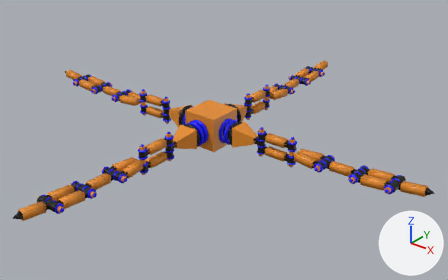
The glTF model assets/blender/export/spider.glb, before and after one commit.
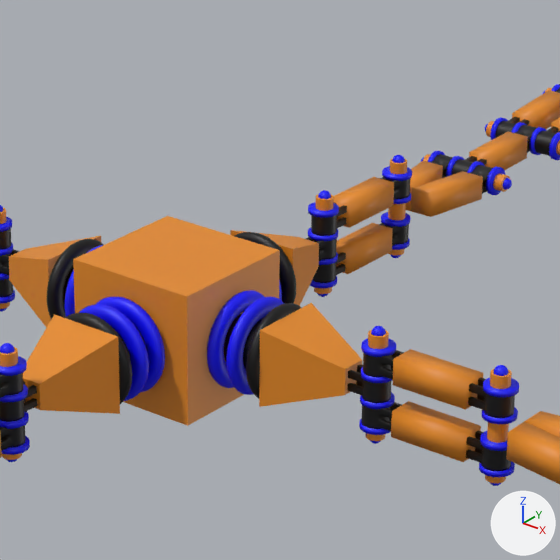
Each version is shown whole from a camera (50 mm lens) standing at (106.7, -127.4, 95.6) and looking at (6.0, -1.6, 17.7), then close up on the part from 37% to 69% of the width and 16% to 66% of the height. The axes (+X, +Y, +Z) are drawn at lower right. The lights are the same throughout. The first two pictures are the older version. Where no turn or scale is listed for an object, it has been applied to the vertices.
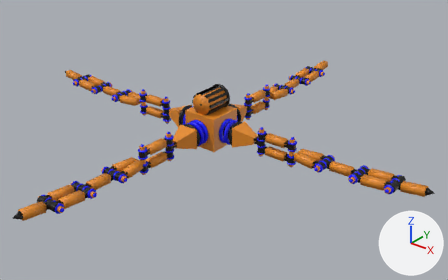
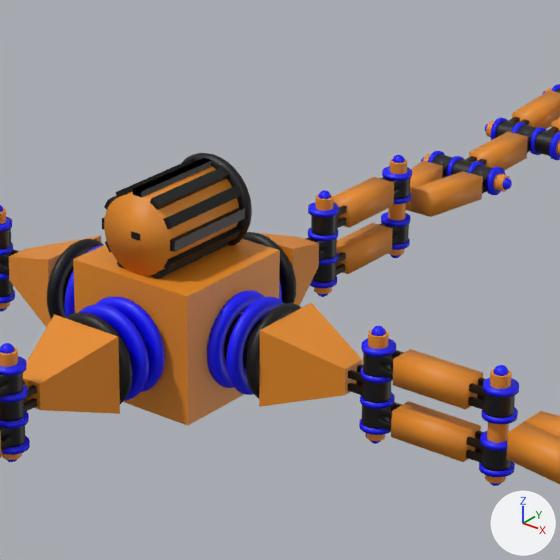
Commit message: added simple weapon to spider

Not visible in the close-ups: 'Cube.040'.

Edits to the bpy script that builds the scene:
```text
Add me_cube_051:
    me_cube_051.from_pydata([(-1.8, -3.8, 2.31), (-2.05, -3.8, 2.74), (-1.8, 4.3, 2.31), (-2.05, 4.3, 2.74), (-1.1, -3.8, 2.71), (-1.35, -3.8, 3.14), (-1.1, 4.3, 2.71), (-1.35, 4.3, 3.14)], [], [(0, 1, 3), (0, 3, 2), (2, 3, 7), (2, 7, 6), (6, 7, 5), (6, 5, 4), (4, 5, 1), (4, 1, 0), (2, 6, 4), (2, 4, 0), (7, 3, 1), (7, 1, 5)])
    me_cube_051.materials.append(mat_legjoins_001)  # black #000000
Add me_cube_050:
    me_cube_050.from_pydata([(-2.71, -3.8, 1.1), (-3.14, -3.8, 1.35), (-2.71, 4.3, 1.1), (-3.14, 4.3, 1.35), (-2.31, -3.8, 1.8), (-2.74, -3.8, 2.05), (-2.31, 4.3, 1.8), (-2.74, 4.3, 2.05)], [], [(0, 1, 3), (0, 3, 2), (2, 3, 7), (2, 7, 6), (6, 7, 5), (6, 5, 4), (4, 5, 1), (4, 1, 0), (2, 6, 4), (2, 4, 0), (7, 3, 1), (7, 1, 5)])
    me_cube_050.materials.append(mat_legjoins_001)  # black #000000
Add me_cube_048:
    me_cube_048.from_pydata([(-2.31, -3.8, -1.8), (-2.74, -3.8, -2.05), (-2.31, 4.3, -1.8), (-2.74, 4.3, -2.05), (-2.71, -3.8, -1.1), (-3.14, -3.8, -1.35), (-2.71, 4.3, -1.1), (-3.14, 4.3, -1.35)], [], [(0, 1, 3), (0, 3, 2), (2, 3, 7), (2, 7, 6), (6, 7, 5), (6, 5, 4), (4, 5, 1), (4, 1, 0), (2, 6, 4), (2, 4, 0), (7, 3, 1), (7, 1, 5)])
    me_cube_048.materials.append(mat_legjoins_001)  # black #000000
Add me_cube_047:
    me_cube_047.from_pydata([(-1.1, -3.8, -2.71), (-1.35, -3.8, -3.14), (-1.1, 4.3, -2.71), (-1.35, 4.3, -3.14), (-1.8, -3.8, -2.31), (-2.05, -3.8, -2.74), (-1.8, 4.3, -2.31), (-2.05, 4.3, -2.74)], [], [(0, 1, 3), (0, 3, 2), (2, 3, 7), (2, 7, 6), (6, 7, 5), (6, 5, 4), (4, 5, 1), (4, 1, 0), (2, 6, 4), (2, 4, 0), (7, 3, 1), (7, 1, 5)])
    me_cube_047.materials.append(mat_legjoins_001)  # black #000000
Add me_cube_045:
    me_cube_045.from_pydata([(1.8, -3.8, -2.31), (2.05, -3.8, -2.74), (1.8, 4.3, -2.31), (2.05, 4.3, -2.74), (1.1, -3.8, -2.71), (1.35, -3.8, -3.14), (1.1, 4.3, -2.71), (1.35, 4.3, -3.14)], [], [(0, 1, 3), (0, 3, 2), (2, 3, 7), (2, 7, 6), (6, 7, 5), (6, 5, 4), (4, 5, 1), (4, 1, 0), (2, 6, 4), (2, 4, 0), (7, 3, 1), (7, 1, 5)])
    me_cube_045.materials.append(mat_legjoins_001)  # black #000000
Add me_cube_044:
    me_cube_044.from_pydata([(2.71, -3.8, -1.1), (3.14, -3.8, -1.35), (2.71, 4.3, -1.1), (3.14, 4.3, -1.35), (2.31, -3.8, -1.8), (2.74, -3.8, -2.05), (2.31, 4.3, -1.8), (2.74, 4.3, -2.05)], [], [(0, 1, 3), (0, 3, 2), (2, 3, 7), (2, 7, 6), (6, 7, 5), (6, 5, 4), (4, 5, 1), (4, 1, 0), (2, 6, 4), (2, 4, 0), (7, 3, 1), (7, 1, 5)])
    me_cube_044.materials.append(mat_legjoins_001)  # black #000000
Add me_cube_042:
    me_cube_042.from_pydata([(2.31, -3.8, 1.8), (2.74, -3.8, 2.05), (2.31, 4.3, 1.8), (2.74, 4.3, 2.05), (2.71, -3.8, 1.1), (3.14, -3.8, 1.35), (2.71, 4.3, 1.1), (3.14, 4.3, 1.35)], [], [(0, 1, 3), (0, 3, 2), (2, 3, 7), (2, 7, 6), (6, 7, 5), (6, 5, 4), (4, 5, 1), (4, 1, 0), (2, 6, 4), (2, 4, 0), (7, 3, 1), (7, 1, 5)])
    me_cube_042.materials.append(mat_legjoins_001)  # black #000000
Add me_cube_041:
    me_cube_041.from_pydata([(1.1, -3.8, 2.71), (1.35, -3.8, 3.14), (1.1, 4.3, 2.71), (1.35, 4.3, 3.14), (1.8, -3.8, 2.31), (2.05, -3.8, 2.74), (1.8, 4.3, 2.31), (2.05, 4.3, 2.74)], [], [(0, 1, 3), (0, 3, 2), (2, 3, 7), (2, 7, 6), (6, 7, 5), (6, 5, 4), (4, 5, 1), (4, 1, 0), (2, 6, 4), (2, 4, 0), (7, 3, 1), (7, 1, 5)])
    me_cube_041.materials.append(mat_legjoins_001)  # black #000000
Add ob_cube_051:
    ob_cube_051 = bpy.data.objects.new('Cube.051', me_cube_051)
    ob_cube_051.location = (0.0, -0.5, 28.0)
Add ob_cube_050:
    ob_cube_050 = bpy.data.objects.new('Cube.050', me_cube_050)
    ob_cube_050.location = (0.0, -0.5, 28.0)
Add ob_cube_049:
    ob_cube_049 = bpy.data.objects.new('Cube.049', me_cube_049)  # a box spanning x -3.4..-2.9, y -3.8..4.3, z -0.4..0.4; in mat_legjoins_001 (black #000000)
    ob_cube_049.location = (0.0, -0.5, 28.0)
Add ob_cube_048:
    ob_cube_048 = bpy.data.objects.new('Cube.048', me_cube_048)
    ob_cube_048.location = (0.0, -0.5, 28.0)
Add ob_cube_047:
    ob_cube_047 = bpy.data.objects.new('Cube.047', me_cube_047)
    ob_cube_047.location = (0.0, -0.5, 28.0)
Add ob_cube_045:
    ob_cube_045 = bpy.data.objects.new('Cube.045', me_cube_045)
    ob_cube_045.location = (0.0, -0.5, 28.0)
Add ob_cube_044:
    ob_cube_044 = bpy.data.objects.new('Cube.044', me_cube_044)
    ob_cube_044.location = (0.0, -0.5, 28.0)
Add ob_cube_043:
    ob_cube_043 = bpy.data.objects.new('Cube.043', me_cube_043)  # a box spanning x 2.9..3.4, y -3.8..4.3, z -0.4..0.4; in mat_legjoins_001 (black #000000)
    ob_cube_043.location = (0.0, -0.5, 28.0)
Add ob_cube_042:
    ob_cube_042 = bpy.data.objects.new('Cube.042', me_cube_042)
    ob_cube_042.location = (0.0, -0.5, 28.0)
Add ob_cube_041:
    ob_cube_041 = bpy.data.objects.new('Cube.041', me_cube_041)
    ob_cube_041.location = (0.0, -0.5, 28.0)
Add ob_cube_040:
    ob_cube_040 = bpy.data.objects.new('Cube.040', me_cube_040)  # a box spanning x -0.4..0.4, y -4.05..4.05, z -0.25..0.25; in mat_legjoins_001 (black #000000)
    ob_cube_040.location = (0.0, -0.25, 31.15)
Add ob_cube_039:
    ob_cube_039 = bpy.data.objects.new('Cube.039', me_cube_039)  # a box spanning x -0.4..0.4, y -3.8..4.3, z 2.9..3.4; in mat_legjoins_001 (black #000000)
    ob_cube_039.location = (0.0, -0.5, 28.0)
Add ob_cube_037:
    ob_cube_037 = bpy.data.objects.new('Cube.037', me_cube_040.copy())
    ob_cube_037.location = (0.0, -0.5, 28.0)
Add ob_cylinder_160:
    ob_cylinder_160 = bpy.data.objects.new('Cylinder.160', me_cylinder_162)  # a 32-sided cylinder along y spanning x -3.0..3.0, y -4.0..4.0, z -3.0..3.0; in mat_legbones_003 (orange #e78c22)
    ob_cylinder_160.location = (0.0, -0.5, 28.0)
Add ob_torus_012:
    ob_torus_012 = bpy.data.objects.new('Torus.012', me_torus_012)  # 576 vertices, 1152 faces; spans x -3.66..3.66, y -0.53..0.52, z -3.66..3.66; in mat_legjoins_001 (black #000000)
    ob_torus_012.location = (0.0, 4.0, 28.0)
```

What differs and where, as boxes (x1, y1, x2, y2) in the close-ups (560 x 560 px):
'Cylinder.160', added (orange): after (104, 167, 239, 276)
'Torus.012', added (black): after (182, 153, 252, 246)
'Cube.041', added (black): after (150, 167, 230, 210)
'Cube.043', added (black): after (170, 208, 245, 252)
'Cube.042', added (black): after (163, 185, 242, 229)
'Cube.039', added (black): after (133, 158, 212, 197)
'Cube.044', added (black): after (164, 227, 242, 271)
'Cube.051', added: after (115, 158, 194, 198)
'Cube.045', added: after (151, 242, 230, 279)
'Cube.050', added: after (104, 195, 117, 210)
'Cube.037', added: after (131, 231, 140, 241)
'Cube.048', added (mostly hidden): after (105, 241, 111, 252)
'Cube.047', added (mostly hidden): after (117, 262, 124, 268)
